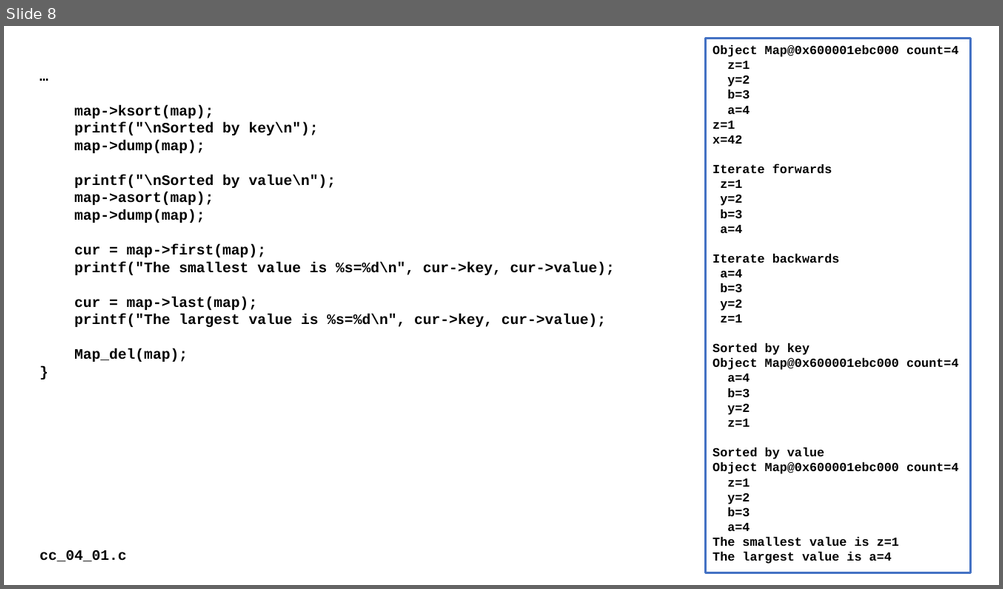
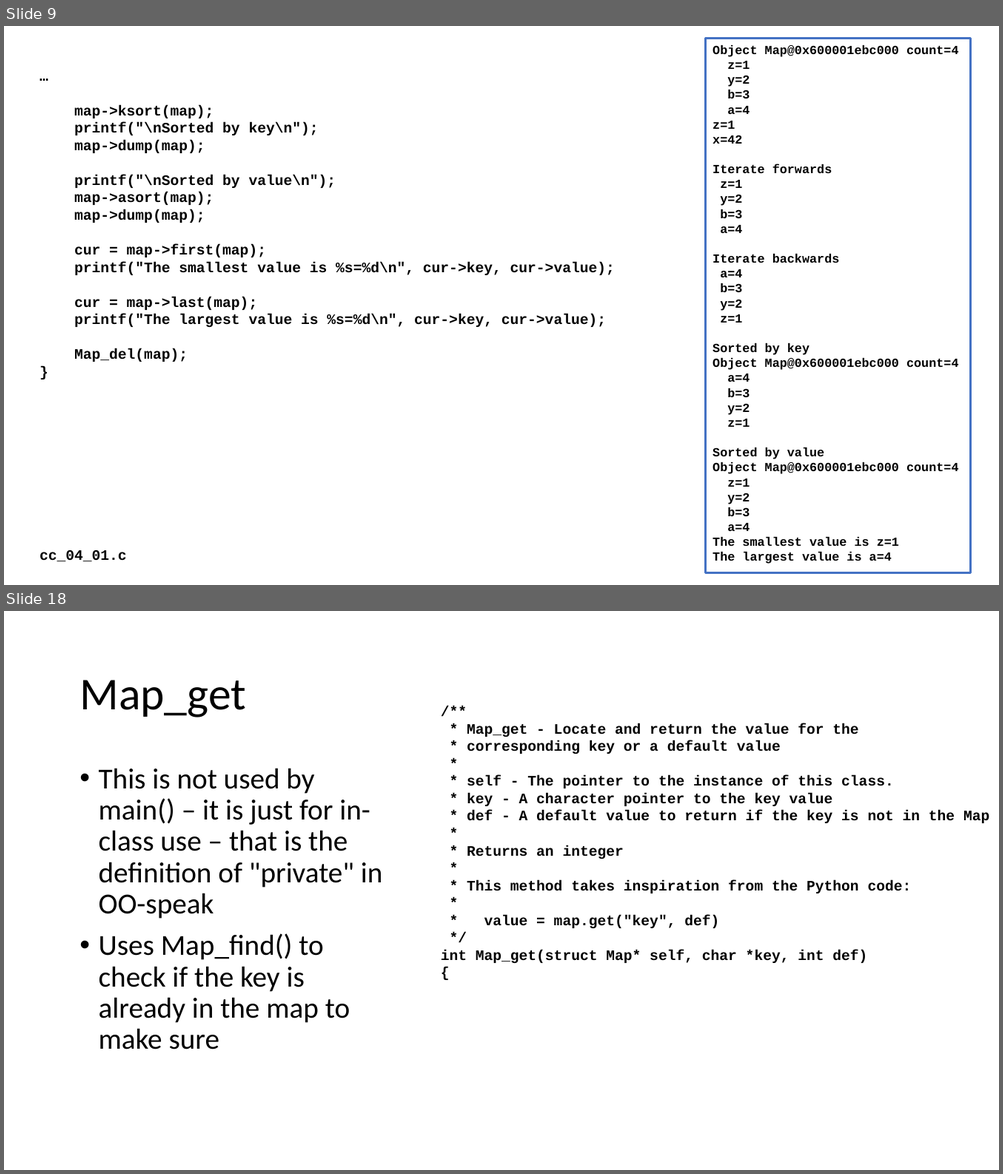
Before and after one commit to csev/cc4e, a slide deck: lectures/CC-04-Data-Structure.pptx. Shown one above the other, each under a label of ours: slide 8 before the commit, slides 9 and 18 after it; the slides between them are not shown. The pictures are 1003x589 and 1003x1174 pixels, drawn with LibreOffice and Linux fonts; fonts in the diff are those of the drawing. Boxes give left, top, right and bottom in pixels: in the first picture for what was removed or moved away, otherwise in the second. Text is boxed around its words. In the diff, an @@ line names an element or a change of style, - is before the commit and + after.

```diff
--- a/lectures/CC-04-Data-Structure.pptx
+++ b/lectures/CC-04-Data-Structure.pptx
@@ slide 18 added at (x1=4, y1=611, x2=999, y2=1170), background #FFFFFF @@
@@ title added at (x1=79, y1=680, x2=246, y2=718), 44 pt, text #000000 @@
+Map_get
@@ text added at (x1=441, y1=723, x2=989, y2=963), 14 pt, text #000000, bold @@
+/**
+* Map_get - Locate and return the value for the
+* corresponding key or a default value
+*
+* self - The pointer to the instance of this class.
+* key - A character pointer to the key value
+* def - A default value to return if the key is not in the Map
+*
+* Returns an integer
+*
+* This method takes inspiration from the Python code:
+*
+* value = map.get("key", def)
+*/
+int Map_get(struct Map* self, char *key, int def)
+{
@@ text added at (x1=99, y1=768, x2=383, y2=1050), 28 pt, text #000000 @@
+• This is not used by main() – it is just for in-class use – that is the definition of "private" in OO-speak
+• Uses Map_find() to check if the key is already in the map to make sure
@@ what was slide 8 is now slide 9 @@
```
Also in this commit, not shown: 3 slides changed, 13 other slides added.
